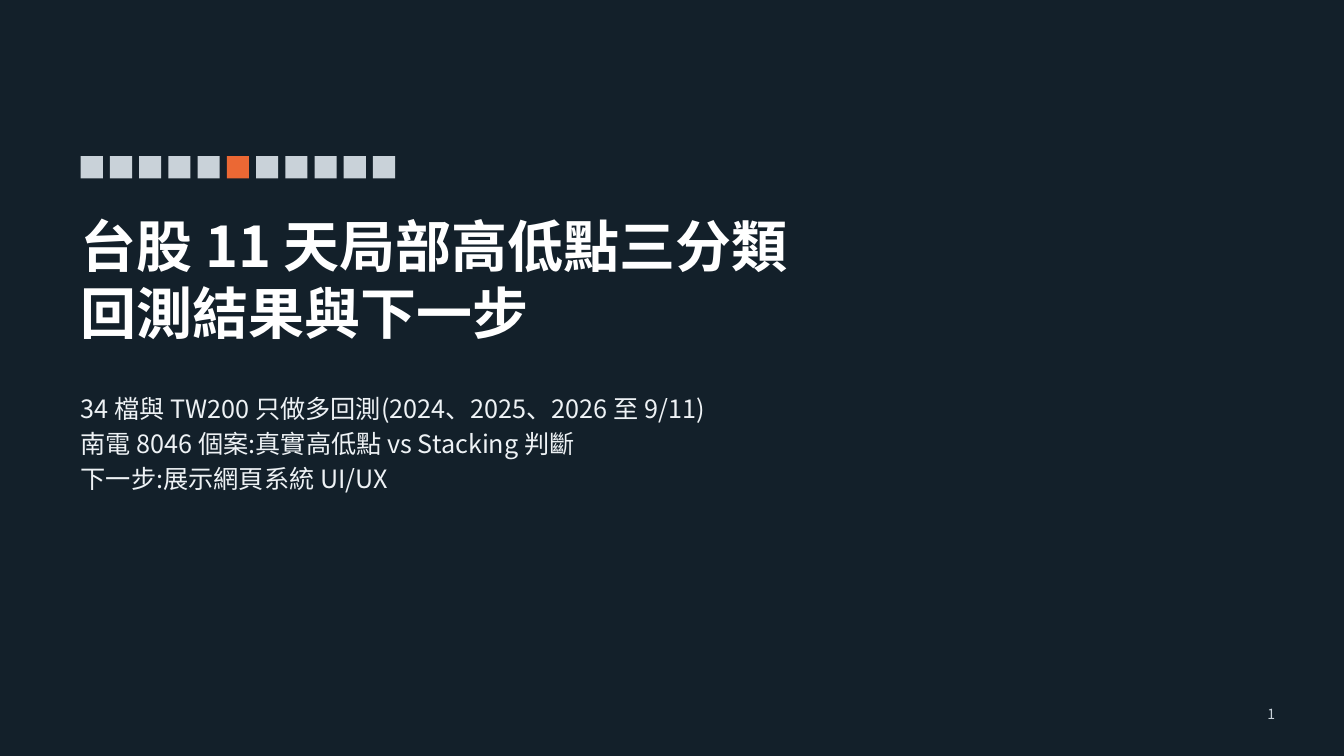
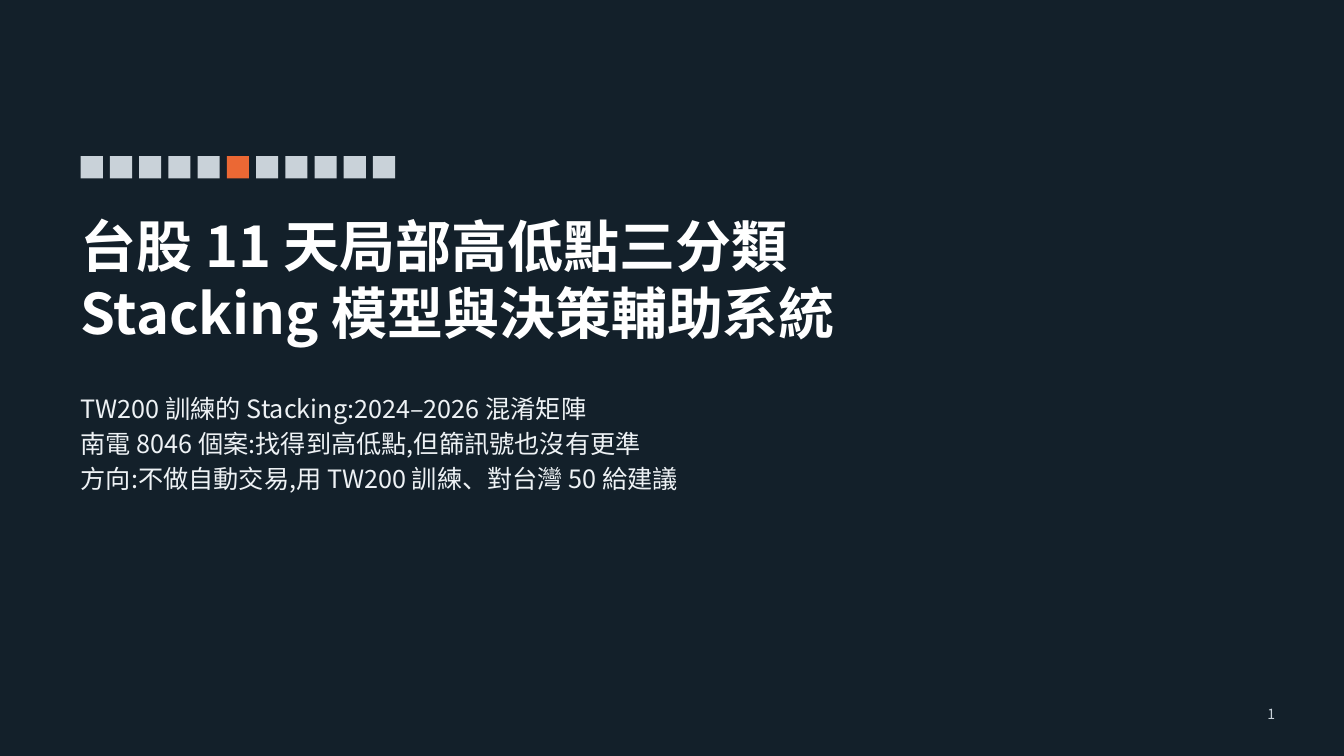
Before and after one commit to alextixu/fcukproject, a slide deck: slide 1 of method_kline_peak/report/kline_peak_report.pptx. Drawn at 1344x756 pixels with LibreOffice and Linux fonts; fonts in the diff are those of the drawing. Boxes give left, top, right and bottom in pixels: in the first picture for what was removed or moved away, otherwise in the second. Text is boxed around its words. In the diff, an @@ line names an element or a change of style, - is before the commit and + after.

```diff
--- a/method_kline_peak/report/kline_peak_report.pptx
+++ b/method_kline_peak/report/kline_peak_report.pptx
@@ title at [81, 286, 835, 348]: text changed @@
-回測結果與下一步
+Stacking 模型與決策輔助系統
@@ text at [81, 397, 678, 493]: text changed @@
-34 檔與 TW200 只做多回測(2024、2025、2026 至 9/11)
-南電 8046 個案:真實高低點 vs Stacking 判斷
-下一步:展示網頁系統 UI/UX
+TW200 訓練的 Stacking:2024–2026 混淆矩陣
+南電 8046 個案:找得到高低點,但篩訊號也沒有更準
+方向:不做自動交易,用 TW200 訓練、對台灣 50 給建議
```
Also in this commit, not shown: 2 other slides changed, 3 slides added, 9 slides removed, 3 other files.
